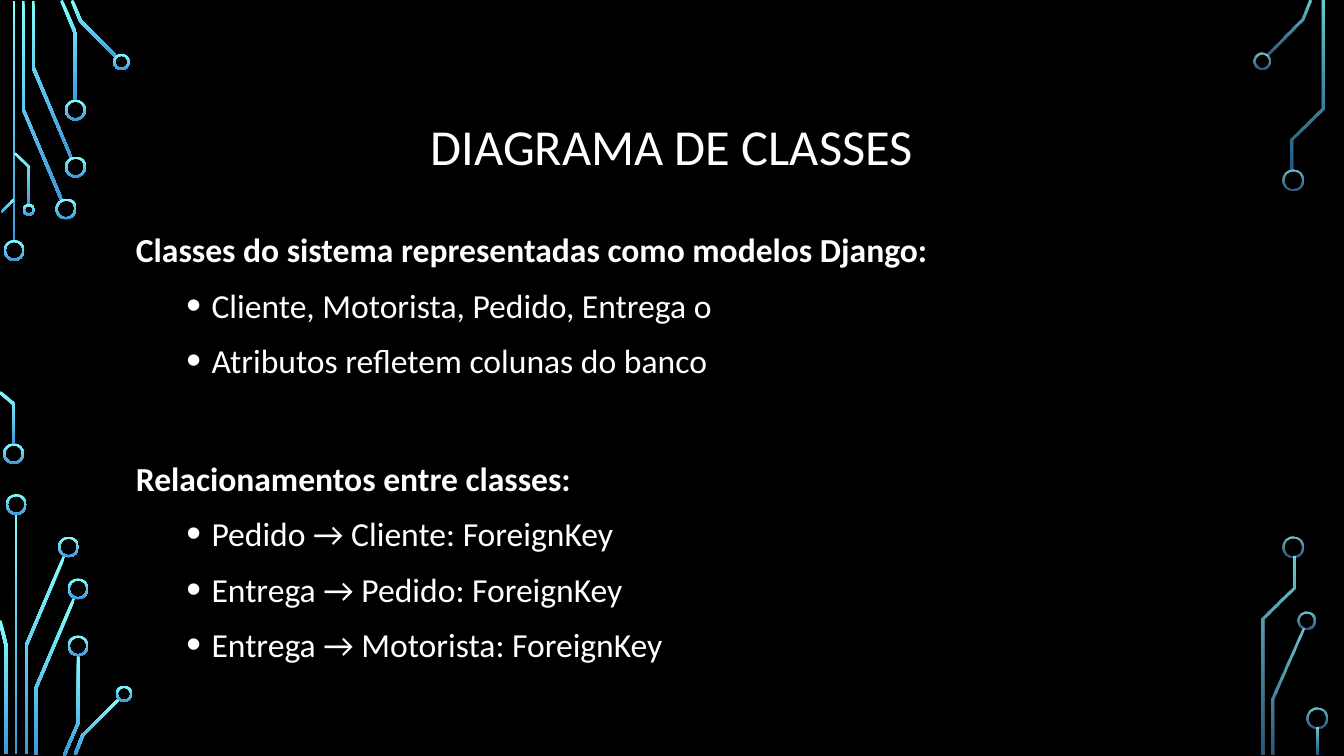
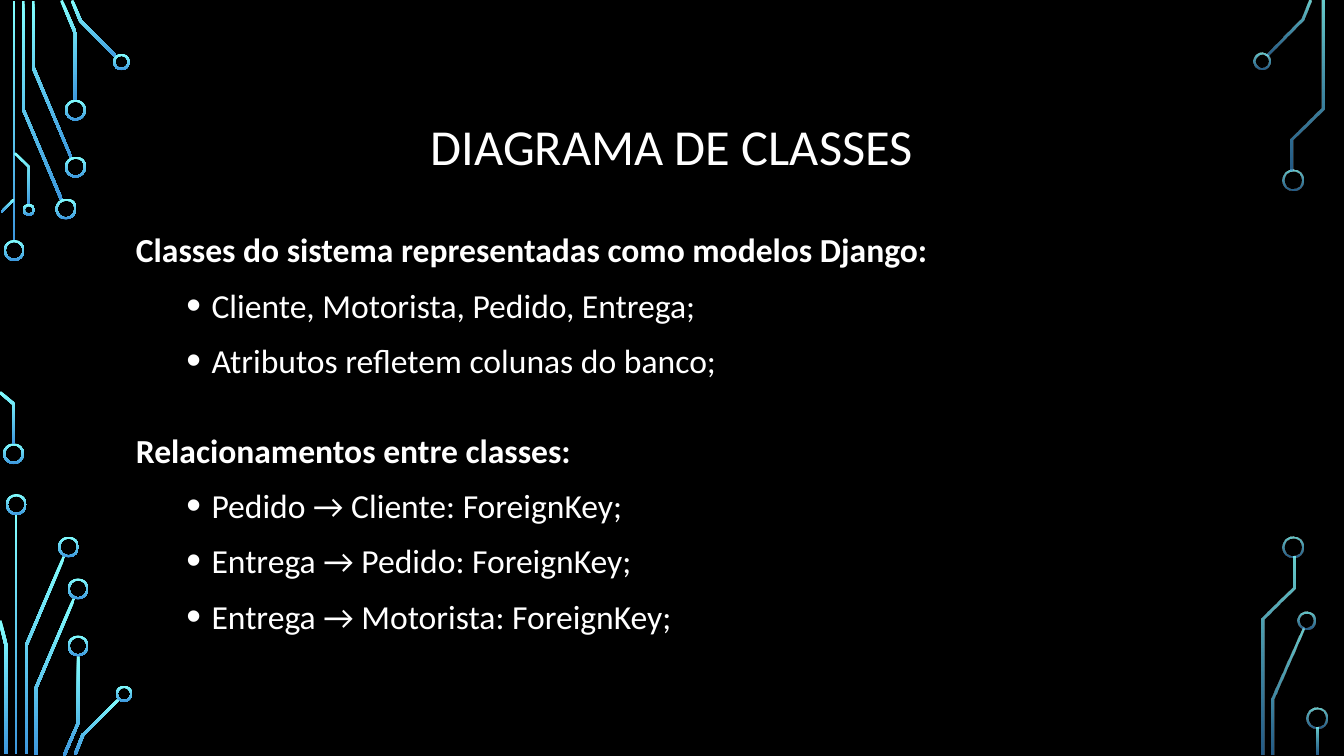
Before and after one commit to solutionsit-developer/Transportadora, a slide deck: slide 7 of transportadora/doc/Gestão de transportadora.pptx. Drawn at 1344x756 pixels with LibreOffice and Linux fonts; fonts in the diff are those of the drawing; background and template pictures are left out. Boxes give left, top, right and bottom in pixels: in the first picture for what was removed or moved away, otherwise in the second. Text is boxed around its words. In the diff, an @@ line names an element or a change of style, - is before the commit and + after.

```diff
--- a/transportadora/doc/Gestão de transportadora.pptx
+++ b/transportadora/doc/Gestão de transportadora.pptx
@@ text at box(212, 294, 716, 377): text changed @@
-  • Cliente, Motorista, Pedido, Entrega o
-  • Atributos refletem colunas do banco
+  • Cliente, Motorista, Pedido, Entrega;
+  • Atributos refletem colunas do banco;
@@ text at box(212, 494, 671, 635): text changed @@
-  • Pedido → Cliente: ForeignKey
-  • Entrega → Pedido: ForeignKey
-  • Entrega → Motorista: ForeignKey
+  • Pedido → Cliente: ForeignKey;
+  • Entrega → Pedido: ForeignKey;
+  • Entrega → Motorista: ForeignKey;
```
Also in this commit, not shown: 11 other slides changed, 11 slides added, 9 slides removed.
